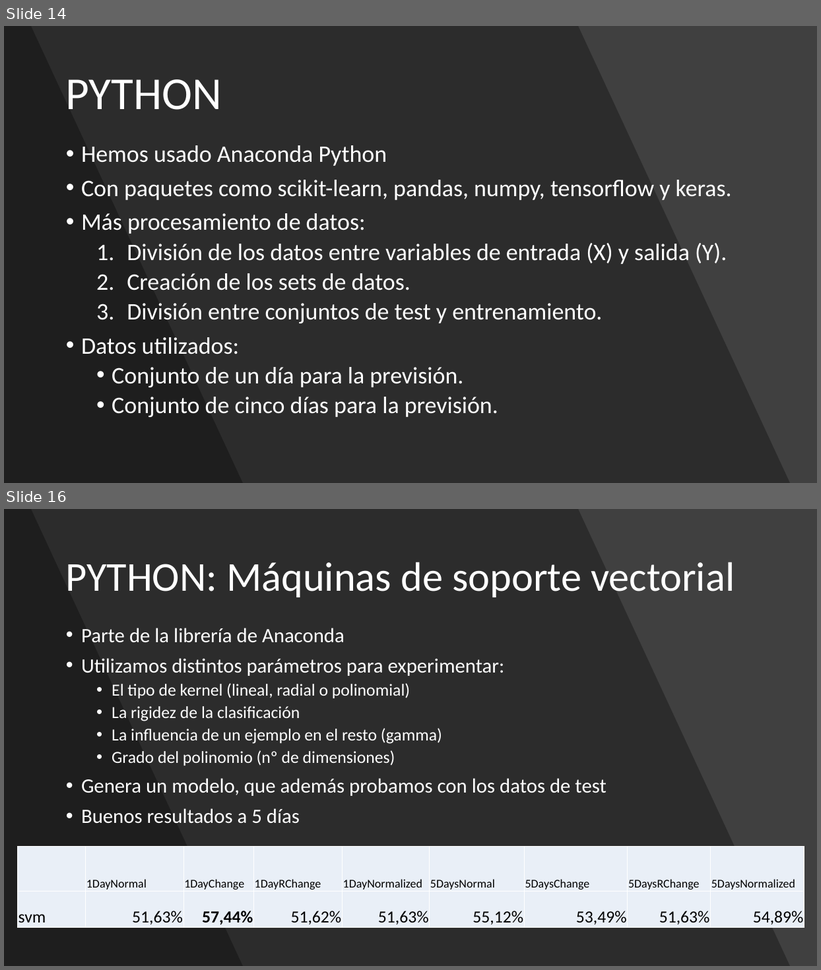
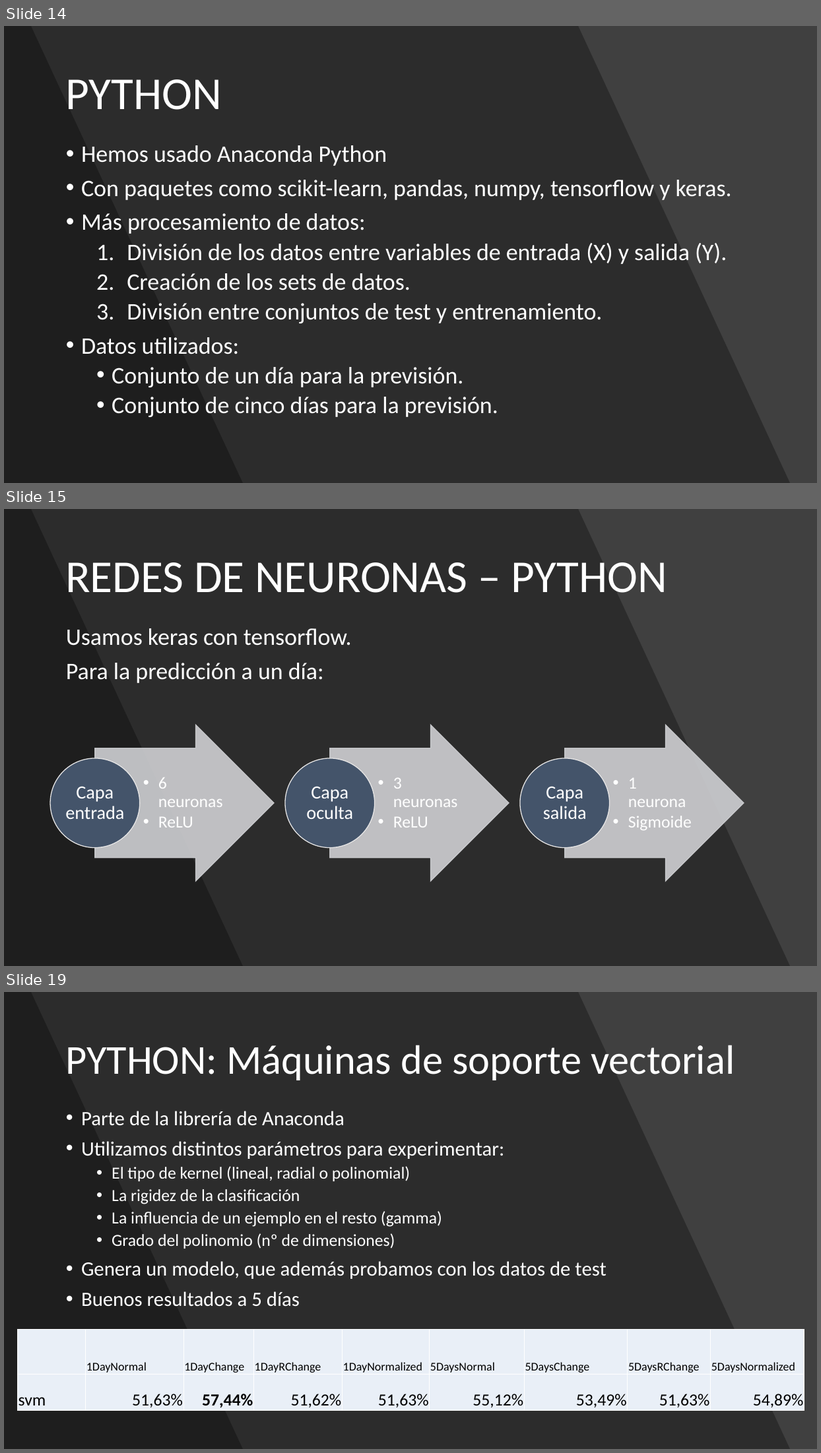
Before and after one commit to adrigrillo/IBEXPredictor, a slide deck: docs/PresentacionFinal.pptx. Shown one above the other, each under a label of ours: slides 14 and 16 before the commit, slides 14, 15 and 19 after it; the slides between them are not shown. The pictures are 821x970 and 821x1453 pixels, drawn with LibreOffice and Linux fonts; fonts in the diff are those of the drawing. Boxes give left, top, right and bottom in pixels: in the first picture for what was removed or moved away, otherwise in the second. Text is boxed around its words. In the diff, an @@ line names an element or a change of style, - is before the commit and + after.

```diff
--- a/docs/PresentacionFinal.pptx
+++ b/docs/PresentacionFinal.pptx
@@ slide 15 added at (4,509,817,966), background #000000 @@
@@ rectangle added at (4,509,817,966), fill #404040 @@
@@ freeform shape added at (4,509,790,966), fill #000000 at 30% opacity @@
@@ freeform shape added at (4,509,243,966), fill #000000 at 30% opacity @@
@@ title added at (65,562,667,593), 54 pt, text #FFFFFF @@
+REDES DE NEURONAS – PYTHON
@@ text added at (66,628,352,683), 28 pt, text #FFFFFF @@
+Usamos keras con tensorflow.
+Para la predicción a un día:
@@ group added at (50,725,745,882): 6 texts, 3 right arrows, 3 ellipses @@
+  • 6 neuronas
+  • ReLU
+Capa entrada
+  • 3 neuronas
+  • ReLU
+Capa oculta
+  • 1 neurona
+  • Sigmoide
+Capa salida
@@ what was slide 16 is now slide 19 @@
```
Also in this commit, not shown: 6 slides changed, 3 other slides added, 1 slide removed.
